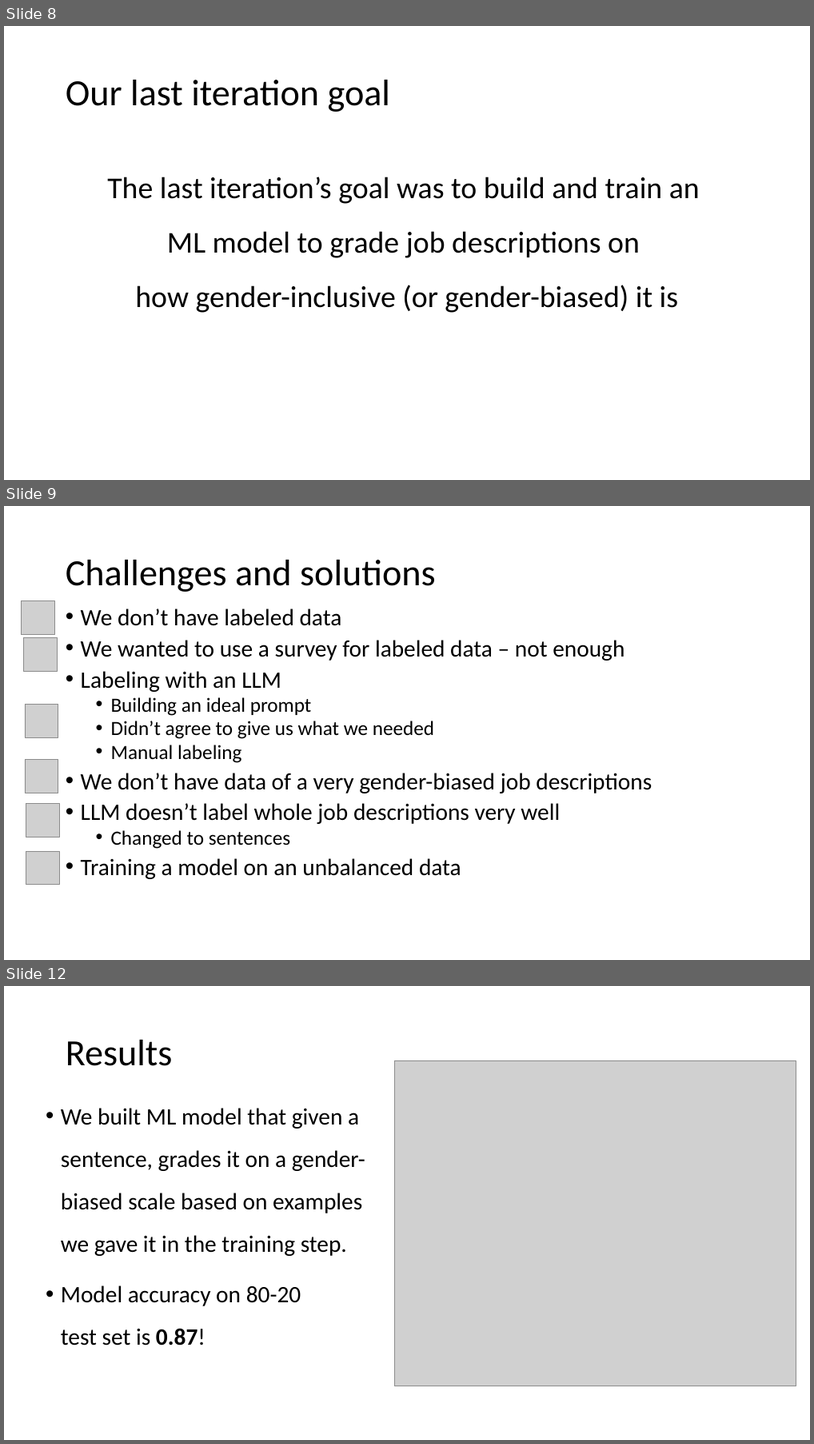
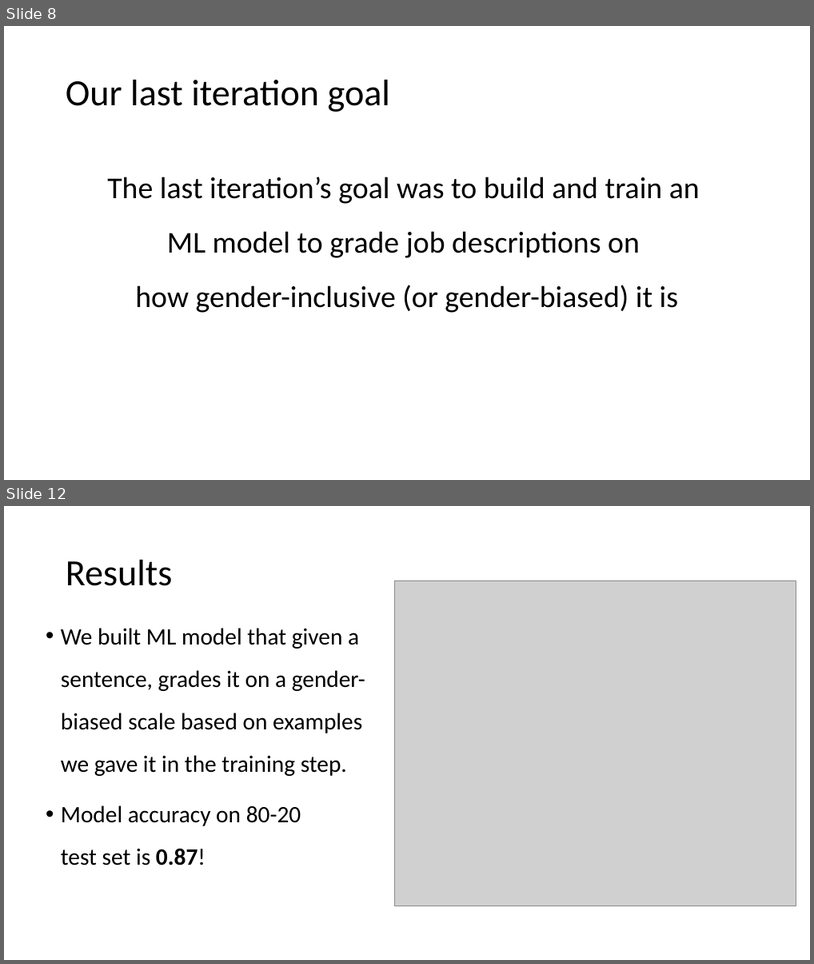
Before and after one commit to lironcohen8/Gender_Bias_in_Job_Descriptions, a slide deck: final presentation/Final presentation Team 5.pptx. Shown one above the other, each under a label of ours: slides 8, 9 and 12 before the commit, slides 8 and 12 after it; the slides between them are not shown. The pictures are 814x1444 and 814x964 pixels, drawn with LibreOffice and Linux fonts; fonts in the diff are those of the drawing; grey boxes stand for pictures; background and template pictures are left out. Boxes give left, top, right and bottom in pixels: in the first picture for what was removed or moved away, otherwise in the second. Text is boxed around its words. In the diff, an @@ line names an element or a change of style, - is before the commit and + after.

```diff
--- a/final presentation/Final presentation Team 5.pptx
+++ b/final presentation/Final presentation Team 5.pptx
@@ slide 9 removed at box(4, 506, 810, 960), background picture (left out) @@
@@ title removed at box(66, 560, 436, 592) @@
-Challenges and solutions
@@ picture removed at box(21, 601, 54, 634) @@
@@ text removed at box(81, 608, 652, 879) @@
-• We don’t have labeled data
-• We wanted to use a survey for labeled data – not enough
-• Labeling with an LLM
-  • Building an ideal prompt
-  • Didn’t agree to give us what we needed
-  • Manual labeling
-• We don’t have data of a very gender-biased job descriptions
-• LLM doesn’t label whole job descriptions very well
-  • Changed to sentences
-• Training a model on an unbalanced data
@@ picture removed at box(23, 638, 57, 671) @@
@@ picture removed at box(25, 704, 58, 737) @@
@@ picture removed at box(25, 760, 58, 792) @@
@@ picture removed at box(26, 803, 59, 836) @@
@@ picture removed at box(26, 851, 59, 884) @@
```
Also in this commit, not shown: 1 slide changed, 2 slides added, 1 other slide removed, 2 other files.
